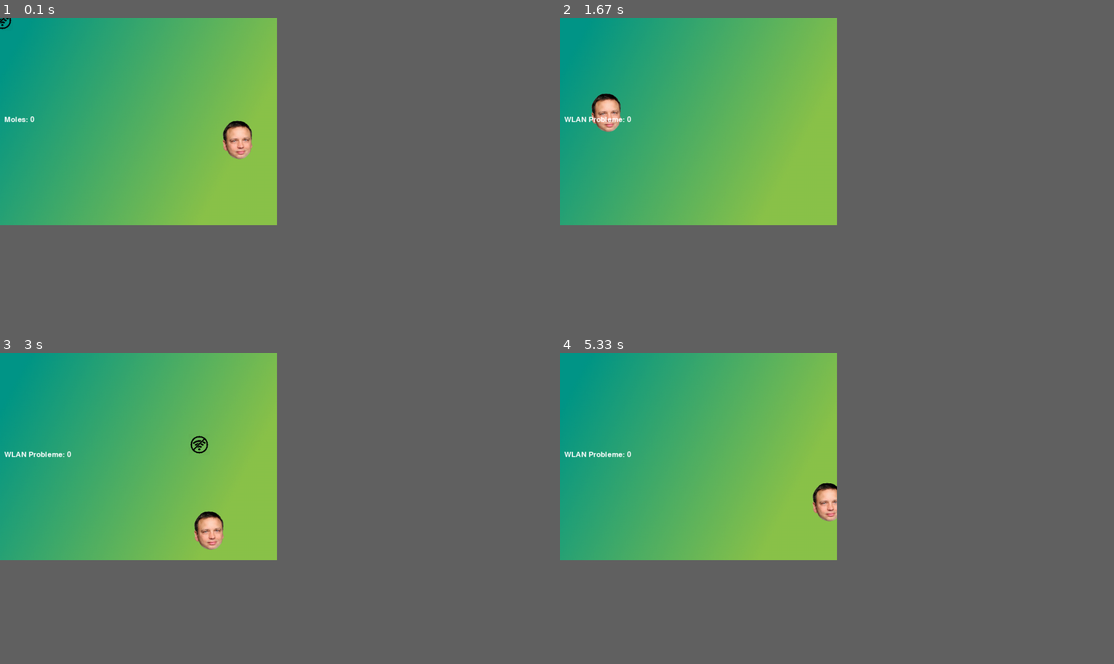
Above: before the commit, frames 1-4 (two rows, left to right).
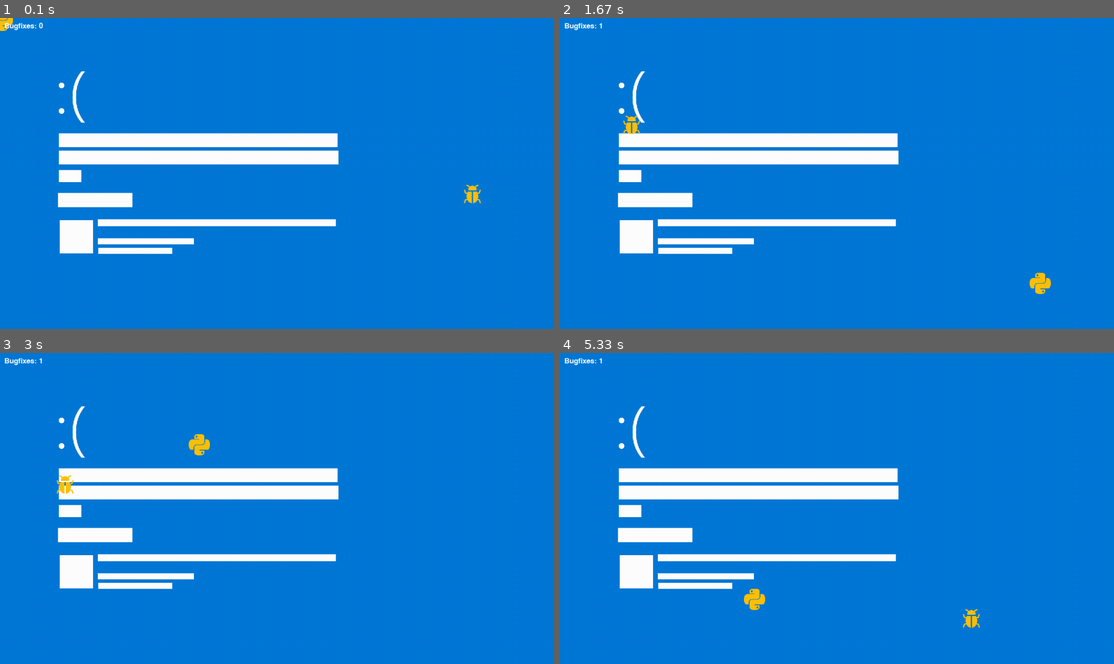
Above: after the commit, the same moments.

Repository: OttoWerse/OOSL
Game: pygame game, started from ESA2/hitTheMole.py
Two runs of this game, one before a commit and one after it. Both use one fixed random seed, a clock stepped at 60 frames per second and the inputs below.
Inputs (mouse positions are in pixels of both pictures, inside the frame that each line leads up to):
- Up to frame 1 (0.1 s): no input
- Up to frame 2 (1.67 s): click (632, 123) at 0.38 s; click (837, 195) at 0.88 s; click (665, 126) at 1.22 s; click (1041, 282) at 1.55 s
- Up to frame 3 (3 s): click (288, 402) at 1.88 s; click (249, 589) at 2.22 s; click (260, 455) at 2.55 s; click (199, 443) at 2.88 s
- Up to frame 4 (5.33 s): click (981, 480) at 3.22 s; click (1008, 502) at 3.55 s; click (953, 452) at 3.88 s; click (676, 449) at 4.22 s; click (859, 496) at 4.55 s; click (676, 489) at 4.88 s; click (753, 598) at 5.22 s
In our replay, the window is 450x337 before the commit and 900x506 after it. These sizes can differ from the game's own. Grey fills any space a smaller window leaves; there, only what the larger window draws over its background counts as a difference.

The runs differ from the first frame. In frame 1, 36% of the frame differs, in the area x 0-87%, y 0-76%; in frame 2, 36%; in frame 3, 36%; in frame 4, 36%, in the area x 0-76%, y 0-89%.

Commit message:
ESA2 done

Diff:
--- /dev/null
+++ b/ESA2/desktop.ini
@@ -0,0 +1,2 @@
+[LocalizedFileNames]
+Windows Hardware Remove.wav=@%windir%\system32\mmres.dll,-722
--- a/ESA2/hitTheMole.py
+++ b/ESA2/hitTheMole.py
@@ -7,11 +7,11 @@
 pygame.init()
 
 # Display
-size_x = 640
-size_y = 480
+size_x = 1280
+size_y = 720
 size = (size_x, size_y)
 screen = pygame.display.set_mode(size)
-pygame.display.set_caption('Hit the Mole')
+pygame.display.set_caption('Fix the bug!')
 
 
 #
@@ -20,8 +20,8 @@
         # Super
         pygame.sprite.Sprite.__init__(self)
         # Sizes
-        self.size_x = 100
-        self.size_y = 100
+        self.size_x = 50
+        self.size_y = 50
         # Load Image
         self.image = pygame.image.load('mole.png')
         self.image = pygame.transform.scale(self.image, (self.size_x, self.size_y))
@@ -72,21 +72,29 @@
 bg = pygame.image.load('background.png')
 bg = pygame.transform.scale(bg, (size))
 
-bg_hit = pygame.Surface(size)
-bg_hit = bg_hit.convert()
-bg_hit.fill((255, 0, 0))
+bg_hit = pygame.image.load('hit-background.png')
+bg_hit = pygame.transform.scale(bg_hit, (size))
 
 font_size = 25
 font = pygame.font.Font(None, font_size)
 
 # Action --> Alter
 # Variables
+# Program escape variable
 keepGoing = True
+# Variable to prevent double hits
+isHit = False
+# Hit counter
 hitCounter = 0
+# Move timer (decrease to increase difficulty)
+moveTime = 2000
+# New clock
 clock = pygame.time.Clock()
-moveTime = 1000
+# Initialize update loop
 pygame.time.set_timer(USEREVENT, 200)
-text = font.render(f'Moles: {hitCounter}', True, Color('white'))
+# Set initial text
+text = font.render(f'Bugfixes: {hitCounter}', True, Color('white'))
+# Display initial text
 
 # Loop
 while keepGoing:
@@ -95,30 +103,49 @@
 
     # Events
     for event in pygame.event.get():
+        # Exit the program
         if event.type == QUIT:
             keepGoing = False
             break
+        # On mouse click
         elif event.type == MOUSEBUTTONDOWN:
+            # If the mole is hit
             if mole.hit(pygame.mouse.get_pos()):
-                mole.cry()
-                hitCounter += 1
-                screen.blit(bg_hit, (0, 0))
-                break
+                # and the mole hasn't been hit already
+                if not isHit:
+                    # Mark mole as hit (un-hittable)
+                    isHit = True
+                    # Play hit sound
+                    mole.cry()
+                    # Increase hit counter and difficulty
+                    hitCounter += 1
+                    moveTime = int(moveTime // 1.01)
+                    # Show hit image
+                    screen.blit(bg_hit, (0, 0))
+                    pygame.display.flip()
+                    # Wait a bit
+                    pygame.time.delay(250)
+                    # Update text to show new counter
+                    text = font.render(f'Bugfixes: {hitCounter}', True, Color('white'))
+                    # Break
+                    break
         elif event.type == USEREVENT:
+            # change mole position
             mole.flee()
+            # Mark mole as hittable
+            isHit = False
+            # restart timer
             pygame.time.set_timer(USEREVENT, moveTime)
-            screen.blit(bg, (0, 0))
-            sprite_group.update()
-            sprite_group.draw(screen)
-            text = font.render(f'WLAN Probleme: {hitCounter}', True, Color('white'))
-            screen.blit(text, (10, (size_y - font_size) / 2))
 
-
+    # Refresh
     pygame.display.flip()
 
+    # Update Screen
     screen.blit(bg, (0, 0))
+    # update sprites
     sprite_group.update()
     sprite_group.draw(screen)
-    screen.blit(text, (10, (size_y - font_size) / 2))
+    # Update text
+    screen.blit(text, (10, 10))
 
     # Redisplay
Binary file changed: ESA2/background.png
Binary file added: ESA2/hit-background.png
Binary file changed: ESA2/mole.png
Not shown, added: ESA2/requirements.txt
Binary file changed: ESA2/shovel.png
Not shown, added: ESA2.zip
Not shown, changed: ESA2/hit.wav
